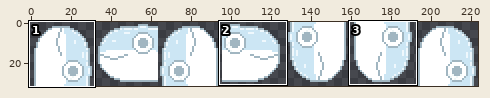
Sprite sheet, stored at SnekHeadsF.png. Above, an overview of the earlier version with the close-up marked.
Close-up. Old version:
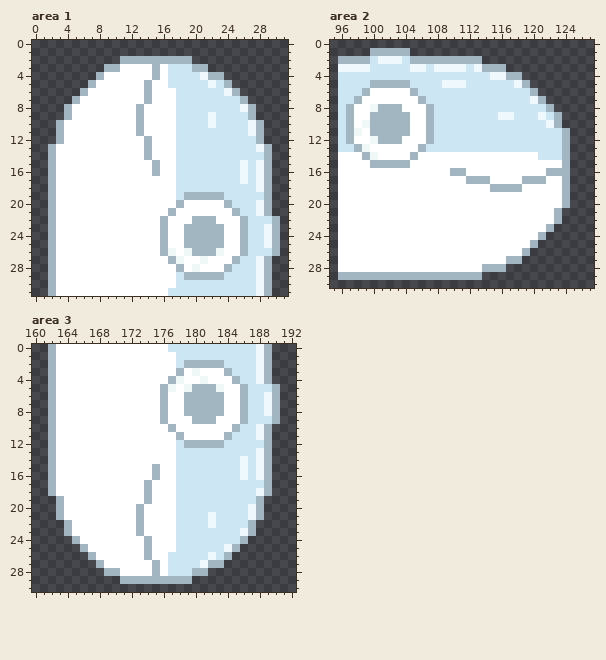
The file is 224x32 pixels. Shown: area 1: x 0..31, y 0..31; area 2: x 95..127, y 0..30; area 3: x 160..192, y 0..30. The commit also changed other parts of the picture, which this record leaves out.
After the commit:
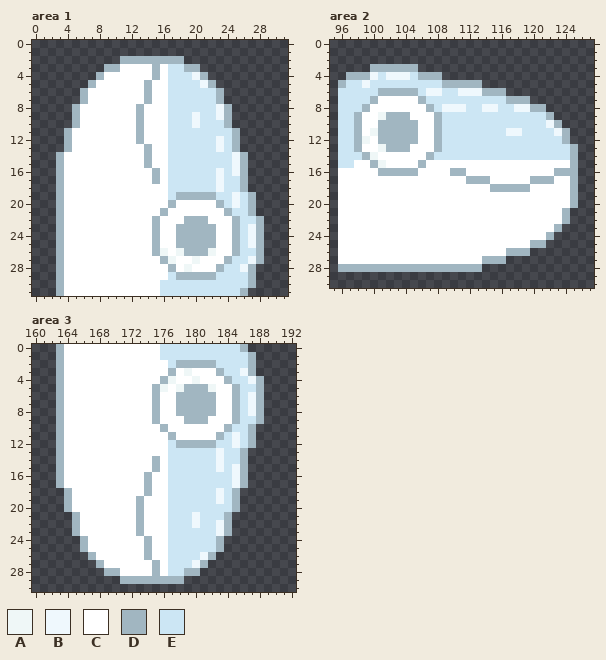
Palette (. is transparent): A #eff7f7  B #eff8fd  C #ffffff  D #a1b6c1  E #cce6f4
Change:
Changed rows in their new state; - is an unchanged pixel.
Area 1:
first column x 2:
 2 -----------------.-----------
 3 -----------------D-.---------
 4 ------------------BD..-------
 5 -------------------BD..------
 6 ---------------E-----D..-----
 7 ---.D----------E-----D...----
 8 --.D-----------E-----BD...---
 9 --.D-----------E--B-EBD...---
10 -..D-----------E--B-E-D....--
11 -.D------------E-------D...--
12 -.D--------DC--E-----B-D...--
13 ..D------------E-----B-D....-
14 .D-------------E-------BD...-
15 .D----------DC-E-------BD...-
16 .D-------------E-----B-BD...-
17 .D-----------D-E-----B--D...-
18 .D-------------E-----B--D...-
19 .D-------------ED----E-B-D..-
20 .D-------------DC----DEB-D..-
21 .D------------DC------DE-D..-
22 .D-----------DC--D--C--DE-D..
23 .D-----------DC-D----C-DEBD..
24 .D-----------DC-D----C-DEBD..
25 .D-----------DC-D----C-DEBD..
26 .D-----------DACAD--AC-DE-D..
27 .D------------DAC-AC--DE-BD.-
28 .D-------------DCAC--DE-BD..-
29 .D-------------ED----E---D..-
30 .D------------EE---------D..-
31 .D------------E---------D...-
Area 2:
first column x 96:
 1 ----.....---------------------
 2 ..................------------
 3 ....DDDDDD...........---------
 4 .DDDB-BBB-DDD..........-------
 5 D--BEEEEE----DDDDD......------
 6 ---EEDDDD--BB--BBBDDD....-----
 7 --EED----------------DDD..----
 8 -EEDCCCC-----BBB--BB--BBDD.---
 9 -ED-CA-----CD-------EE---ED.--
10 -EDCC----D-CD-----------------
11 -ED-A----D-CD--------BB----B--
12 -EDAC---DD-CD-----------------
13 ---C-ADDD-CCD---------------ED
14 EEE------C-DEEEEEEEEEEEEE---ED
15 EE---ACCC-D-----------------CD
16 -----DDDDD----------------C--D
17 -----------------------C--D-CD
18 -----------------------D----CD
19 ----------------------------CD
20 ----------------------------CD
21 ---------------------------CD-
22 ---------------------------CD-
23 --------------------------CD--
24 -------------------------CD---
25 -------------------------D----
26 ---------------------DD-------
27 ------------------DDD..-------
28 DDDDDDDDDDDDDDDDDD...---------
29 ..................------------
Area 3:
first column x 162:
 0 .D------------E---------D...-
 1 .D------------EE---------D..-
 2 .D-------------ED----E---D..-
 3 .D-------------DCAC--DE-BD..-
 4 .D------------DAC-AC--DE-BD.-
 5 .D-----------DACAD--AC-DE-D..
 6 .D-----------DC-D----C-DEBD..
 7 .D-----------DC-D----C-DEBD..
 8 .D-----------DC-D----C-DEBD..
 9 .D-----------DC--D--C--DE-D..
10 .D------------DC------DE-D..-
11 .D-------------DC----DEB-D..-
12 .D-------------ED----E-B-D..-
13 .D-------------E-----B--D...-
14 .D-----------D-E-----B--D...-
15 .D-------------E-----B-BD...-
16 .D----------DC-E-------BD...-
17 .D-------------E-------BD...-
18 ..D------------E-----B-D....-
19 -.D--------DC--E-----B-D...--
20 -.D------------E-------D...--
21 -..D-----------E--B-E-D....--
22 --.D-----------E--B-EBD...---
23 --.D-----------E-----BD...---
24 ---.D----------E-----D...----
25 ---------------E-----D..-----
26 -------------------BD..------
27 ------------------BD..-------
28 -----------------D-.---------
29 -----------------.-----------
Changed places in both close-ups, as pixel boxes (x1, y1, x2, y2):
changed: (136, 56, 280, 296)
changed: (48, 96, 88, 296)
changed: (338, 48, 578, 280)
changed: (48, 344, 88, 544)
changed: (136, 344, 280, 584)
